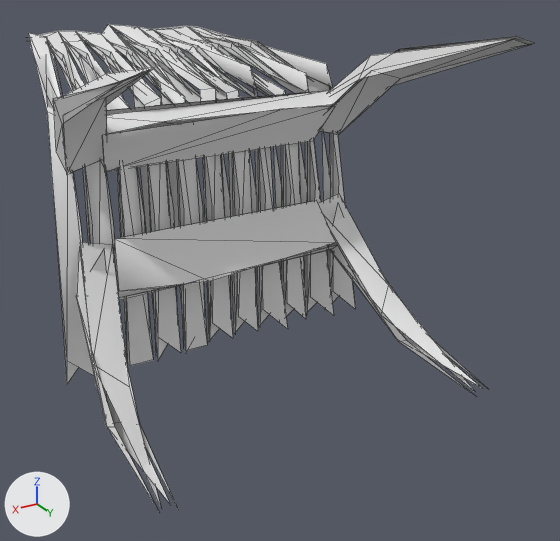
An edit to the OBJ model datasets/ModelNet9/chair/test/chair_0899.obj, drawn before and after from the same camera.
Camera for both pictures: a camera (50 mm lens) standing at (0.674, 1.404, 0.485) and looking at (-0.09, 0.131, -0.151). The lights are fixed; the arrows at lower left show +X, +Y and +Z. Mesh edges are drawn as thin lines. Where no turn or scale is listed for an object, it has been applied to the vertices. Vertices at the same position are counted once.

Objects in the first picture: 'chair_0899'.
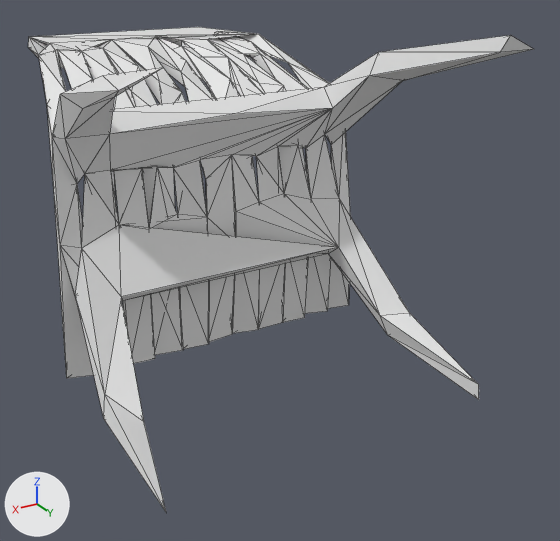
Changed parts and their boxes [x1, y1, x2, y2] in the pictures (560 x 541 px):
```json
{"object": "chair_0899", "change": "reshaped", "before": [27, 24, 533, 510], "after": [28, 27, 533, 512]}
{"part": 1, "of": "me_chair_0899", "change": "rebuilt", "before": [27, 24, 355, 384], "after": [28, 27, 533, 512], "on screen": "54% wider, 35% taller"}
{"part": 2, "of": "me_chair_0899", "change": "deleted", "before": [48, 34, 533, 510]}
```

The change, as JSON lines over the scene's bpy script:
```json
{"block": "me_chair_0899", "where": "# used by ob_chair_0899; location = (0.0, 0.0, 0.0)"}
{"op": "remove", "block": "me_chair_0899", "code": "me_chair_0899.from_pydata(...)  # 566 vertices, 252 faces, 284 loose edges; spans x -0.354..0.354, y -0.501..0.499, z -0.341..0.341"}
{"op": "add", "block": "me_chair_0899", "code": "me_chair_0899.from_pydata(...)  # 198 vertices, 500 faces; spans x -0.355..0.354, y -0.495..0.505, z -0.341..0.342"}
{"block": "me_chair_0899", "change": "me_chair_0899 part 1: the loose piece of 172 vertices spanning x -0.349..0.349, y -0.501..0.056, z -0.341..0.292 is rebuilt with 198 vertices and now spans x -0.355..0.354, y -0.495..0.505, z -0.341..0.342"}
{"block": "me_chair_0899", "change": "me_chair_0899 part 2: 39 loose pieces with 291 vertices, spanning x -0.353..0.353, y -0.417..0.499, z -0.339..0.341, are deleted"}
```
